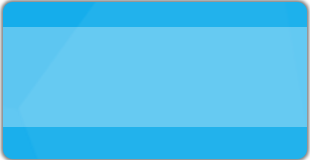
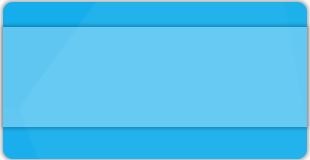
The second 310 x 160 image is a revision of the first. Changes to its layers:
pixels changed over bbox(0, 0, 310, 160) (layer not identified)
